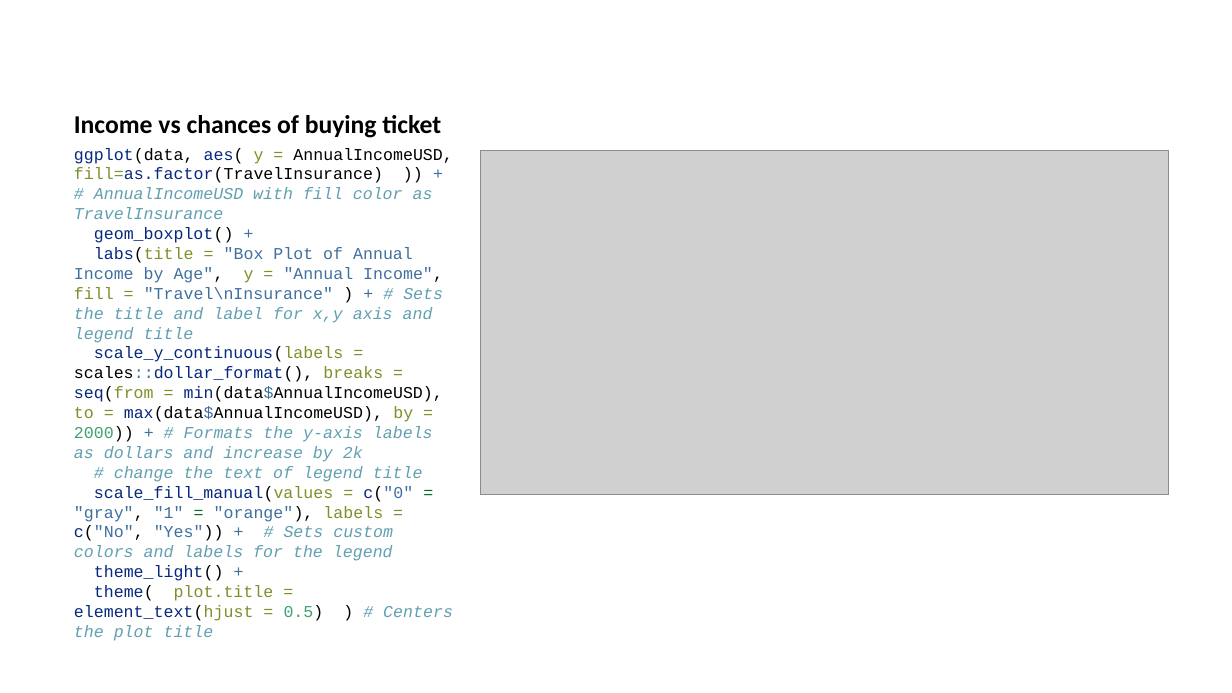
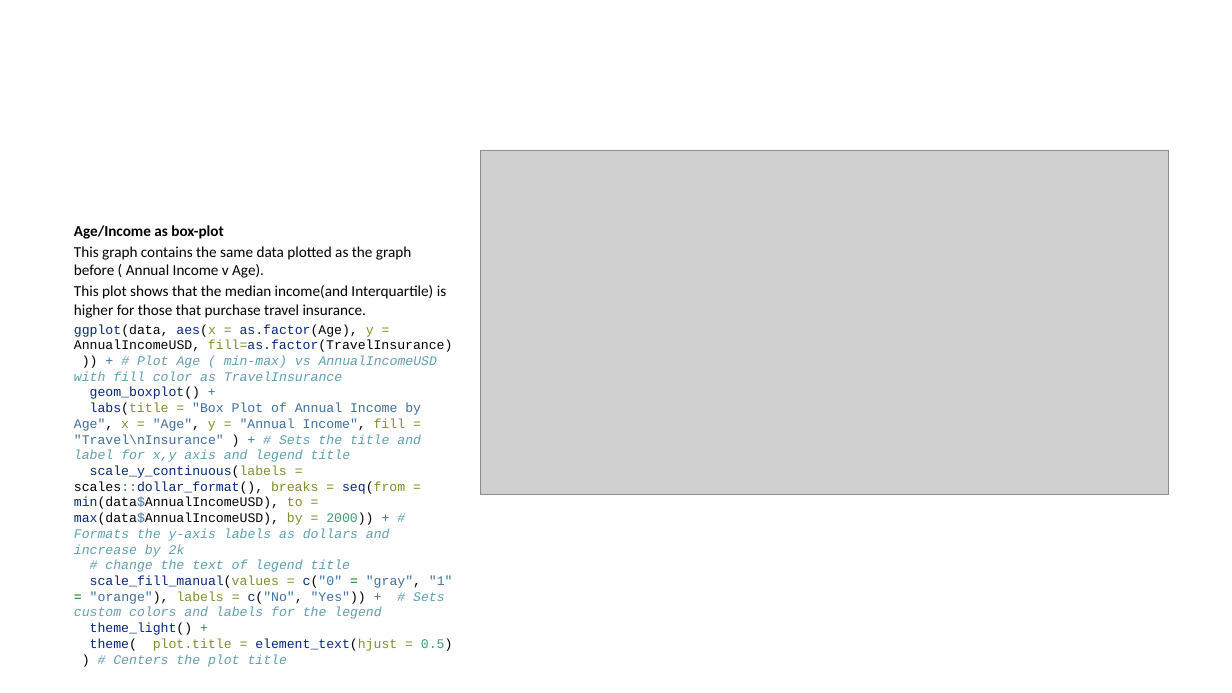
Before and after one commit to KevinDLopez/CECS450-Project1, a slide deck: slide 10 of Project_code.pptx (slide 11 before the commit). Drawn at 1232x693 pixels with LibreOffice and Linux fonts; fonts in the diff are those of the drawing; grey boxes stand for pictures. Boxes give left, top, right and bottom in pixels: in the first picture for what was removed or moved away, otherwise in the second. Text is boxed around its words. In the diff, an @@ line names an element or a change of style, - is before the commit and + after.

```diff
--- a/Project_code.pptx
+++ b/Project_code.pptx
@@ title removed at box(74, 115, 441, 138) @@
-Income vs chances of buying ticket
@@ text at box(74, 225, 453, 619): text changed; size 9.7 to 7.7 pt; text colour #60A0B0 to #000000 @@
-ggplot(data, aes( y = AnnualIncomeUSD, fill=as.factor(TravelInsurance) )) + # AnnualIncomeUSD with fill color as TravelInsurance
-geom_boxplot() +
-labs(title = "Box Plot of Annual Income by Age", y = "Annual Income", fill = "Travel\nInsurance" ) + # Sets the title and label for x,y axis and legend title
-scale_y_continuous(labels = scales::dollar_format(), breaks = seq(from = min(data$AnnualIncomeUSD), to = max(data$AnnualIncomeUSD), by = 2000)) + # Formats the y-axis labels as dollars and increase by 2k
-# change the text of legend title
-scale_fill_manual(values = c("0" = "gray", "1" = "orange"), labels = c("No", "Yes")) + # Sets custom colors and labels for the legend
-theme_light() +
-theme( plot.title = element_text(hjust = 0.5) ) # Centers the plot title
+Age/Income as box-plot
+This graph contains the same data plotted as the graph before ( Annual Income v Age).
+This plot shows that the median income(and Interquartile) is higher for those that purchase travel insurance.
+ggplot(data, aes(x = as.factor(Age), y = AnnualIncomeUSD, fill=as.factor(TravelInsurance) )) + # Plot Age ( min-max) vs AnnualIncomeUSD with fill color as TravelInsurance
+geom_boxplot() +
+labs(title = "Box Plot of Annual Income by Age", x = "Age", y = "Annual Income", fill = "Travel\nInsurance" ) + # Sets the title and label for x,y axis and legend title
+scale_y_continuous(labels = scales::dollar_format(), breaks = seq(from = min(data$AnnualIncomeUSD), to = max(data$AnnualIncomeUSD), by = 2000)) + # Formats the y-axis labels as dollars and increase by 2k
+# change the text of legend title
+scale_fill_manual(values = c("0" = "gray", "1" = "orange"), labels = c("No", "Yes")) + # Sets custom colors and labels for the legend
+theme_light() +
+theme( plot.title = element_text(hjust = 0.5) ) # Centers the plot title
```
Also in this commit, not shown: 6 other slides changed, 1 slide removed, 3 other files.
